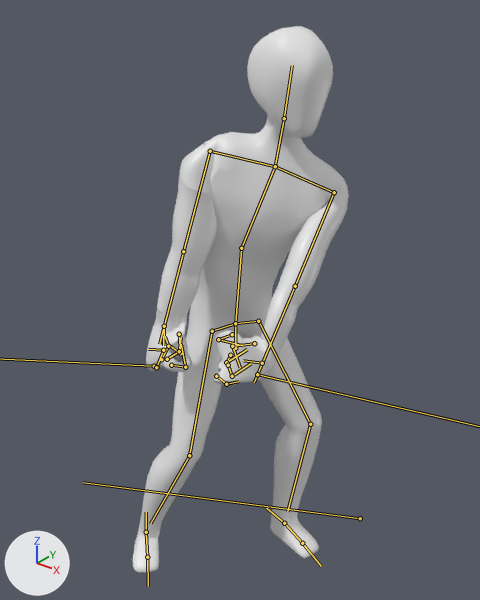
One commit to the glTF model client/main/assets/dummy.glb: the scene before it, then after it.
Rendered twice from a 50 mm camera at (1.258, -1.496, 1.969) aimed at (-0.009, 0.087, 0.988). Every picture has the same lights, and +X, +Y and +Z are marked at lower left. Both versions are drawn at frame 0 of the action 'Slap'; the numbers are the values there. The bones that bend it are drawn over the model as lines.
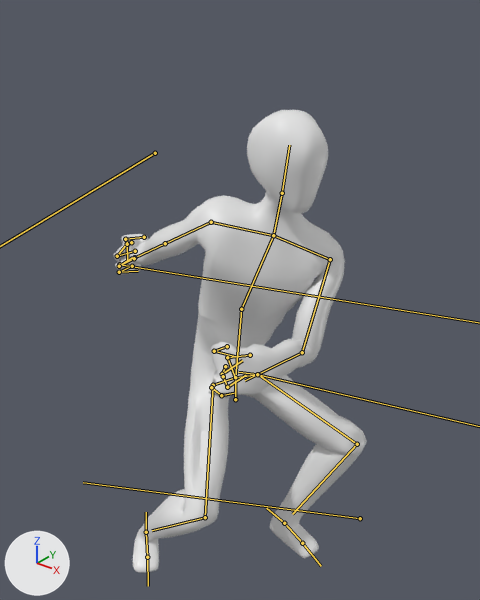
Changed parts and their boxes [x1, y1, x2, y2] in the pictures (480 x 600 px):
'Mesh', posed (17% wider, 15% shorter)
    before: [133, 26, 349, 573]
    after: [114, 110, 366, 573]
bone 'Funny', root to tip
    before: (235, 348) to (235, 323)
    after: (235, 399) to (235, 377)
bone 'UpperArm.L', root to tip
    before: (334, 192) to (295, 286)
    after: (330, 259) to (302, 352)
bone 'ForeArm.L', root to tip
    before: (295, 286) to (254, 382)
    after: (302, 352) to (245, 380)
bone 'UpperArm.R', root to tip
    before: (210, 151) to (183, 251)
    after: (211, 222) to (165, 243)
bone 'Thigh.L', root to tip
    before: (258, 321) to (310, 424)
    after: (258, 374) to (357, 444)
bone 'Shin.L', root to tip
    before: (310, 424) to (287, 511)
    after: (357, 444) to (292, 514)
bone 'Thigh.R', root to tip
    before: (212, 331) to (189, 455)
    after: (213, 385) to (205, 517)
bone 'Shin.R', root to tip
    before: (189, 455) to (150, 523)
    after: (205, 517) to (152, 530)
bone 'Hand.L', root to tip
    before: (262, 363) to (243, 360)
    after: (257, 374) to (238, 372)
bone 'Hand.R', root to tip
    before: (164, 326) to (163, 345)
    after: (134, 257) to (135, 255)

Edits to the bpy script that builds the scene:
```text
Change bone_funny:
    where bone_funny = bpy.data.objects['Armature'].pose.bones['Funny']
    bone_funny.location: (0.006, -0.057, -0.054) -> (0.006, -0.268, -0.027)
Change bone_upperarm_l:
    where bone_upperarm_l = bpy.data.objects['Armature'].pose.bones['UpperArm.L']  # child of 'Shoulder.L'
    bone_upperarm_l.rotation_quaternion: (0.62, -0.499, 0.129, -0.592) -> (0.677, -0.489, 0.197, -0.513)  # degrees (-59, -26, -73) -> degrees (-63, -14, -66)
Change bone_forearm_l:
    where bone_forearm_l = bpy.data.objects['Armature'].pose.bones['ForeArm.L']  # child of 'UpperArm.L'
    bone_forearm_l.rotation_quaternion: (0.979, -0.042, 0.0, 0.198) -> (0.908, 0.086, 0.0, -0.41)  # degrees (-5, 1, 23) -> degrees (9, 4, -48)
Change bone_upperarm_r:
    where bone_upperarm_r = bpy.data.objects['Armature'].pose.bones['UpperArm.R']  # child of 'Shoulder.R'
    bone_upperarm_r.rotation_quaternion: (0.288, -0.069, -0.634, 0.714) -> (0.85, -0.455, -0.204, -0.17)  # degrees (-79, -16, 149) -> degrees (-55, -30, -7)
Change bone_thigh_l:
    where bone_thigh_l = bpy.data.objects['Armature'].pose.bones['Thigh.L']  # child of 'Hip.L'
    bone_thigh_l.rotation_quaternion: (0.979, -0.12, -0.092, -0.135) -> (0.897, -0.262, -0.096, -0.342)  # degrees (-12, -12, -14) -> degrees (-26, -21, -37)
Change bone_shin_l:
    where bone_shin_l = bpy.data.objects['Armature'].pose.bones['Shin.L']  # child of 'Thigh.L'
    bone_shin_l.rotation_quaternion: (0.974, 0.166, 0.0, 0.154) -> (0.78, 0.459, 0.0, 0.425)  # degrees (19, -3, 17) -> degrees (51, -23, 46)
Change bone_thigh_r:
    where bone_thigh_r = bpy.data.objects['Armature'].pose.bones['Thigh.R']  # child of 'Hip.R'
    bone_thigh_r.rotation_quaternion: (0.9, -0.035, -0.405, 0.159) -> (0.833, -0.221, -0.414, 0.292)  # degrees (-16, -46, 27) -> degrees (-47, -34, 54)
Change bone_shin_r:
    where bone_shin_r = bpy.data.objects['Armature'].pose.bones['Shin.R']  # child of 'Thigh.R'
    bone_shin_r.rotation_quaternion: (0.98, 0.144, 0.0, -0.134) -> (0.799, 0.441, 0.0, -0.409)  # degrees (16, 2, -15) -> degrees (49, 21, -45)
Change bone_hand_l:
    where bone_hand_l = bpy.data.objects['Armature'].pose.bones['Hand.L']  # child of 'HandIK.L'
    bone_hand_l.location: (0.033, -0.009, -0.003) -> (0.0, 0.0, 0.0)
Change bone_handik_r:
    where bone_handik_r = bpy.data.objects['Armature'].pose.bones['HandIK.R']
    bone_handik_r.location: (0.601, -0.651, 0.322) -> (0.124, -0.518, -0.036)
    bone_handik_r.rotation_quaternion: (0.583, 0.254, 0.599, 0.486) -> (0.518, -0.725, -0.352, -0.288)  # degrees (80, 27, 102) -> degrees (-119, -51, 20)
Change bone_hand_r:
    where bone_hand_r = bpy.data.objects['Armature'].pose.bones['Hand.R']  # child of 'HandIK.R'
    bone_hand_r.location: (-0.052, -0.124, -0.004) -> (-0.057, -0.109, 0.05)
```
